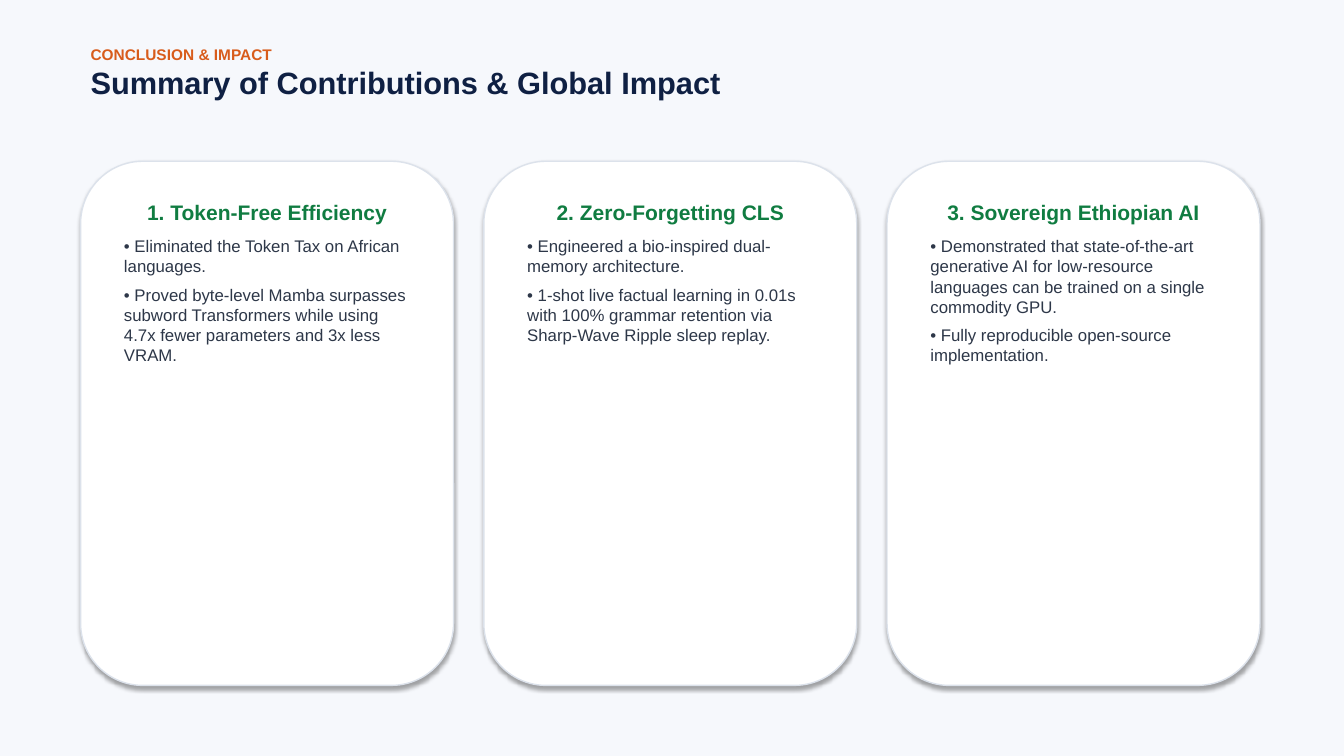
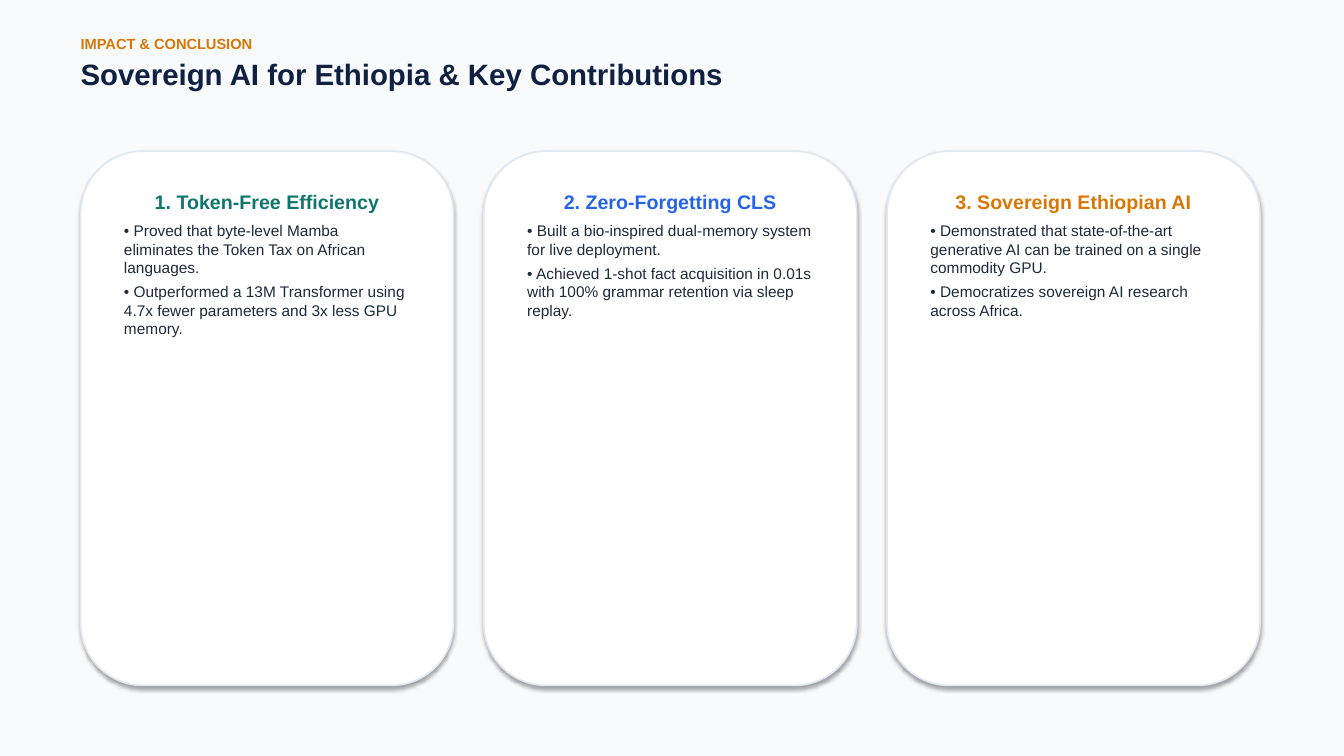
Before and after one commit to BekiChemeda/ML-Research, a slide deck: slide 30 of AMHARIC_MAMBA_PRESENTATION.pptx (slide 11 before the commit). Drawn at 1344x756 pixels with LibreOffice and Linux fonts; fonts in the diff are those of the drawing. Boxes give left, top, right and bottom in pixels: in the first picture for what was removed or moved away, otherwise in the second. Text is boxed around its words. In the diff, an @@ line names an element or a change of style, - is before the commit and + after.

Commit message:
Expand presentation slide deck to professional 31-slide conference & defense format

```diff
--- a/AMHARIC_MAMBA_PRESENTATION.pptx
+++ b/AMHARIC_MAMBA_PRESENTATION.pptx
@@ background #F6F8FC to #F8FAFC @@
@@ text at box(81, 38, 723, 90): text changed; size 22 to 21 pt @@
-CONCLUSION & IMPACT
-Summary of Contributions & Global Impact
+IMPACT & CONCLUSION
+Sovereign AI for Ethiopia & Key Contributions
@@ outline #DCE2EB 1 pt to #E2E8F0 1.2 pt in 3 elements at box(887, 151, 1260, 686), box(484, 151, 857, 686), box(81, 151, 454, 686) @@
@@ rounded rectangle "1. Token-Free Efficiency": place and size @@
-rounded rectangle "1. Token-Free Efficiency" at box(81, 161, 454, 686)
+rounded rectangle "1. Token-Free Efficiency" at box(81, 151, 454, 686)
@@ rounded rectangle "2. Zero-Forgetting CLS": place and size @@
-rounded rectangle "2. Zero-Forgetting CLS" at box(484, 161, 857, 686)
+rounded rectangle "2. Zero-Forgetting CLS" at box(484, 151, 857, 686)
@@ rounded rectangle "3. Sovereign Ethiopian AI": place and size @@
-rounded rectangle "3. Sovereign Ethiopian AI" at box(887, 161, 1260, 686)
+rounded rectangle "3. Sovereign Ethiopian AI" at box(887, 151, 1260, 686)
@@ text in rounded rectangle at box(155, 194, 379, 213): size 15 to 14 pt, text colour #107C41 to #0F766E in "1. Token-Free Efficiency"; less space between paragraphs @@
@@ text in rounded rectangle at box(564, 194, 776, 213): size 15 to 14 pt, text colour #107C41 to #2563EB in "2. Zero-Forgetting CLS"; less space between paragraphs @@
@@ text in rounded rectangle at box(955, 194, 1191, 213): size 15 to 14 pt, text colour #107C41 to #D97706 in "3. Sovereign Ethiopian AI"; less space between paragraphs @@
@@ text in rounded rectangle at box(124, 225, 405, 337): text changed; size 12 to 11 pt; text colour #2D3748 to #1E293B @@
-• Eliminated the Token Tax on African languages.
-• Proved byte-level Mamba surpasses subword Transformers while using 4.7x fewer parameters and 3x less VRAM.
+• Proved that byte-level Mamba eliminates the Token Tax on African languages.
+• Outperformed a 13M Transformer using 4.7x fewer parameters and 3x less GPU memory.
@@ text in rounded rectangle at box(527, 225, 811, 319): text changed; size 12 to 11 pt; text colour #2D3748 to #1E293B @@
-• Engineered a bio-inspired dual-memory architecture.
-• 1-shot live factual learning in 0.01s with 100% grammar retention via Sharp-Wave Ripple sleep replay.
+• Built a bio-inspired dual-memory system for live deployment.
+• Achieved 1-shot fact acquisition in 0.01s with 100% grammar retention via sleep replay.
@@ text in rounded rectangle at box(930, 225, 1201, 316): text changed; size 12 to 11 pt; text colour #2D3748 to #1E293B @@
-• Demonstrated that state-of-the-art generative AI for low-resource languages can be trained on a single commodity GPU.
-• Fully reproducible open-source implementation.
+• Demonstrated that state-of-the-art generative AI can be trained on a single commodity GPU.
+• Democratizes sovereign AI research across Africa.
```
Also in this commit, not shown: 5 other slides changed, 25 slides added, 6 slides removed, 1 other file.
